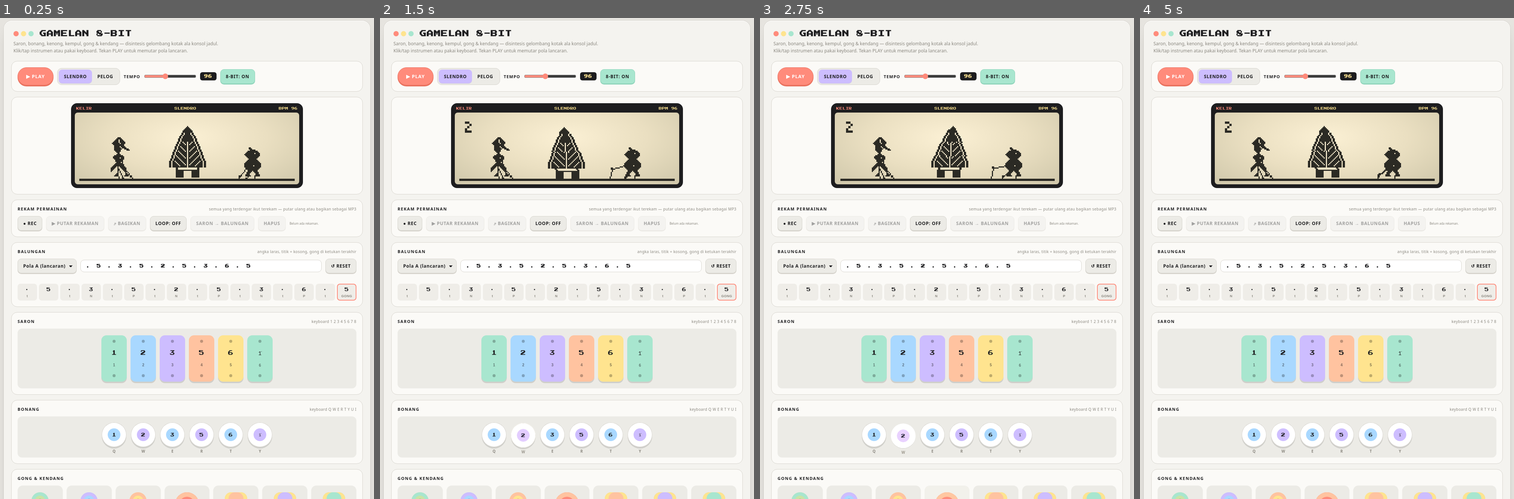
Above: before the commit, frames 1-4 (left to right).
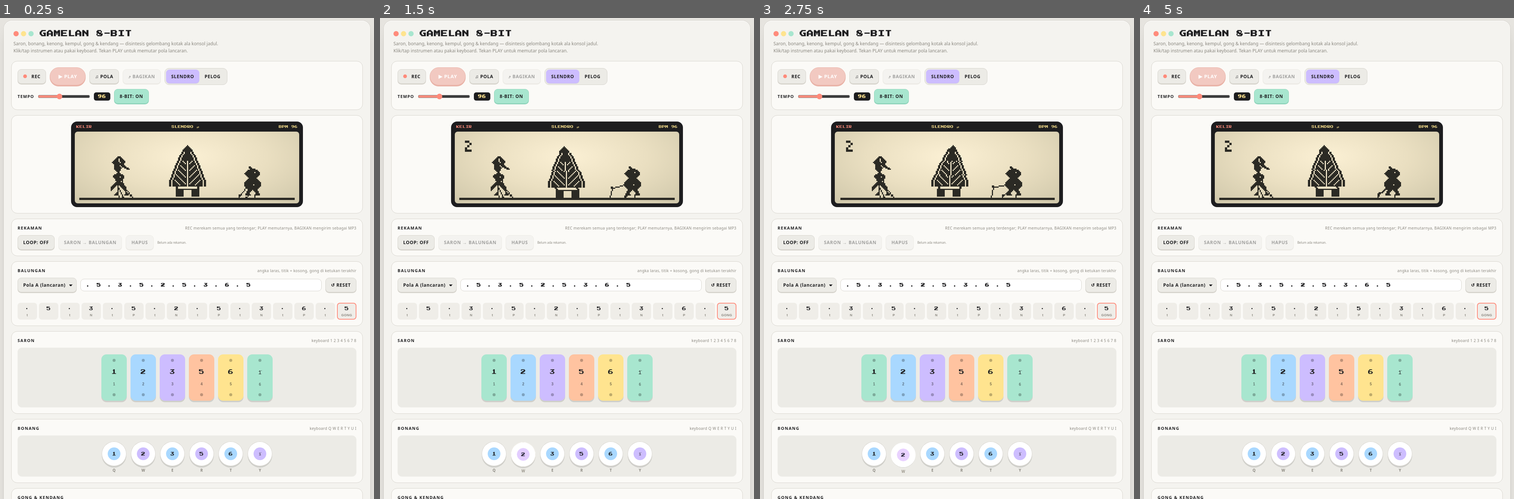
Above: after the commit, the same moments.

Repository: pamorgames/gamelan-8bit
Game: browser game, page index.html
The game is run twice, just before and just after one commit, with the same random seed, the same clock (stepped at 60 frames per second) and the same inputs.
Inputs (mouse positions are in pixels of both pictures, inside the frame that each line leads up to; where the layout moved, square brackets give the same spot in the first picture):
- Up to frame 1 (0.25 s): no input
- Up to frame 2 (1.5 s): click (567, 167) [567, 147] at 0.27 s; hold W 1.03-1.33 s; click (567, 171) [567, 157] at 1.07 s; tap Space at 1.1 s; hold W from 1.38 s (still down)
- Up to frame 3 (2.75 s): tap Space at 1.6, 2.1, 2.6 s; release W at 1.62 s; click (902, 162) [902, 143] at 1.67 s; hold W 1.67-1.97 s; click "▶ PLAY" (after the commit: "♫ POLA") at 2.02 s; hold W 2.02-2.25 s; click (991, 157) [991, 138] at 2.27 s; hold W 2.3-2.6 s; hold W from 2.65 s (still down)
- Up to frame 4 (5 s): click (1360, 181) [1360, 162] at 2.87 s; release W at 2.88 s; hold W 2.93-3.23 s; tap Space every 0.5 s from 3.1 to 4.6 s; hold W 3.28-3.52 s; click (1274, 186) [1274, 167] at 3.47 s; hold W 3.57-3.87 s; hold W 3.92-4.15 s; click (1327, 152) [1327, 133] at 4.07 s; hold W 4.2-4.5 s; click (1327, 128) at 4.52 s, where only the run after the commit has a clickable "SLENDRO ⇄"; hold W 4.55-4.78 s; click (1390, 171) [1390, 152] at 4.67 s; hold W from 4.83 s (still down)

The runs differ from the first frame. In frame 1, 19% of the frame differs, in the area x 3-97%, y 10-100%; in frame 2, 19%; in frame 3, 19%; in frame 4, 19%.

Commit message:
Add files via upload

Diff:
--- a/index.html
+++ b/index.html
@@ -10,7 +10,7 @@
     --bg:#e6e4df; --body:#f4f3ef; --panel:#fbfaf7; --line:#d6d3cc; --ink:#1d1d1f; --dim:#8a877f;
     --mint:#a8e6cf; --peach:#ffc3a0; --lilac:#cdbdff; --butter:#ffe48f; --sky:#a9d8ff; --coral:#ff8b7b; --sage:#c9e4a6;
   }
-  *{box-sizing:border-box}
+  *{box-sizing:border-box;-webkit-tap-highlight-color:transparent}
   html,body{margin:0;background:var(--bg);color:var(--ink);font-family:'Space Grotesk',system-ui,sans-serif;}
   body{min-height:100vh;padding:20px 14px}
   .wrap{max-width:980px;margin:0 auto;background:var(--body);border-radius:22px;padding:22px 20px 14px;
@@ -31,6 +31,15 @@
   #rec{display:inline-flex;align-items:center;gap:6px}
   #rec.on{background:var(--coral);border-color:#e9725f;box-shadow:0 2px 0 #e9725f;color:#fff;animation:blink 1s steps(2) infinite}
   @keyframes blink{50%{opacity:.6}}
+  #rec .dot{display:inline-block;width:10px;height:10px;border-radius:50%;background:var(--coral);vertical-align:-1px}
+  #rec.on .dot{background:#fff;border-radius:2px}
+  #rec .t{margin-left:6px}
+  #pbBtn.ready{animation:ready .5s ease-out 3}
+  @keyframes ready{50%{transform:scale(1.07)}}
+  button.big:disabled{background:#f2c9c1;border-color:#e9b3a8;box-shadow:0 3px 0 #e9b3a8;opacity:1;color:#fff}
+  .hud button{all:unset;cursor:pointer;color:var(--butter);font:inherit;letter-spacing:inherit}
+  .hud button:hover{color:#fff}
+  body.mobile .hud button{text-decoration:underline dotted;text-underline-offset:3px}
   button.share:not(:disabled){background:var(--sky);border-color:#86c2f0;box-shadow:0 2px 0 #86c2f0}
   #menuBtn{position:relative}
   #menuBtn.badge::after{content:"";position:absolute;top:-3px;right:-3px;width:11px;height:11px;border-radius:50%;background:var(--coral);box-shadow:0 0 0 2px var(--body)}
@@ -125,6 +134,10 @@
   body.mobile #topRow button{padding:9px 10px;font-size:11px;white-space:nowrap}
   body.mobile #topRow button.big{padding:10px 14px}
   body.mobile #topRow .seg button{padding:7px 8px}
+  body.mobile #larasSeg{display:none}
+  body.mobile #topRow .t{display:none}
+  body.mobile #rec,body.mobile #shareBtn,body.mobile #menuBtn{min-width:42px;justify-content:center;display:inline-flex;align-items:center}
+  body.mobile #rec .dot{width:12px;height:12px}
   body.mobile #menuBtn{display:inline-flex;margin-left:auto}
   body.mobile #mini{display:flex;gap:3px}
   #mini .c{flex:1;min-width:0;overflow:hidden;background:#efede8;border-radius:5px;text-align:center;font-family:'Press Start 2P',monospace;font-size:8px;padding:6px 0}
@@ -139,8 +152,8 @@
   body.mobile #pnlBonang,body.mobile #pnlGong{flex:1 1 0;min-height:0;display:none}
   body.mobile.tab-bonang #pnlBonang,body.mobile.tab-gong #pnlGong{display:flex}
   body.mobile .bonang{flex:1;display:grid;grid-template-columns:repeat(var(--cols,4),1fr);gap:10px;padding:10px;align-content:center;justify-items:center}
-  body.mobile .bonang{grid-template-rows:repeat(2,minmax(0,1fr))}
-  body.mobile .pot{height:min(100%,88px);width:auto;max-width:100%;aspect-ratio:1}
+  body.mobile .bonang{grid-template-rows:repeat(2,minmax(0,1fr));overflow:hidden}
+  body.mobile .pot{width:var(--pot,60px);height:var(--pot,60px);aspect-ratio:auto}
   body.mobile .pot::before{inset:22%}
   body.mobile .pot .k{display:none}
   body.mobile .gongs{flex:1;grid-template-columns:repeat(4,1fr);grid-template-rows:1fr 1fr;gap:8px}
@@ -188,7 +201,10 @@
 
   <div class="px" id="pnlCtl">
     <div class="row" id="topRow">
-      <button id="play" class="big">&#9654; PLAY</button>
+      <button id="rec" aria-label="Rekam"><span class="dot"></span><span class="t">REC</span></button>
+      <button id="pbBtn" class="big" disabled>&#9654; PLAY</button>
+      <button id="play" title="Iringan pola balungan otomatis">&#9835; POLA</button>
+      <button id="shareBtn" class="share" disabled aria-label="Bagikan"><span>&#10548;</span><span class="t">&nbsp;BAGIKAN</span></button>
       <div class="seg" id="larasSeg">
         <button data-l="slendro" class="on">SLENDRO</button>
         <button data-l="pelog">PELOG</button>
@@ -197,13 +213,13 @@
         <label class="tempo">TEMPO <input id="tempo" type="range" min="40" max="180" value="96"> <span id="tval">96</span></label>
         <button id="crush" class="on" title="Bitcrusher">8-BIT: ON</button>
       </span>
-      <button id="menuBtn">&#9776;<span class="t">&nbsp;POLA</span></button>
+      <button id="menuBtn" aria-label="Pengaturan">&#9776;</button>
     </div>
   </div>
 
   <div class="px" id="pnlLcd">
     <div class="lcd">
-      <div class="hud"><span id="hudL">KELIR</span><span id="hudC">SLENDRO</span><span id="hudR">BPM 96</span></div>
+      <div class="hud"><span id="hudL">KELIR</span><button id="hudC" type="button" title="Ganti laras">SLENDRO</button><span id="hudR">BPM 96</span></div>
       <div class="screen"><canvas id="lcd" width="192" height="60" aria-label="Layar wayang yang bergerak mengikuti tabuhan" role="img"></canvas></div>
     </div>
   </div>
@@ -211,11 +227,8 @@
   <div id="mini"></div>
 
   <div class="px" id="pnlRec">
-    <div class="label">REKAM PERMAINAN <small>semua yang terdengar ikut terekam &mdash; putar ulang atau bagikan sebagai MP3</small></div>
+    <div class="label">REKAMAN <small>REC merekam semua yang terdengar; PLAY memutarnya, BAGIKAN mengirim sebagai MP3</small></div>
     <div class="row">
-      <button id="rec">&#9679; REC</button>
-      <button id="pbBtn" disabled>&#9654; PUTAR REKAMAN</button>
-      <button id="shareBtn" class="share" disabled>&#10548; BAGIKAN</button>
       <button id="loopBtn">LOOP: OFF</button>
       <button id="toBal" disabled>SARON &rarr; BALUNGAN</button>
       <button id="clrRec" disabled>HAPUS</button>
@@ -471,7 +484,7 @@
     const has = take.length > 0;
     pbBtn.disabled = !has || recording; toBalBtn.disabled = !has || recording; clrBtn.disabled = !has || recording;
     shareBtn.disabled = !has || recording || !mp3;
-    shareBtn.innerHTML = has && !recording && mp3Busy ? 'MENYIAPKAN&hellip;' : '&#10548; BAGIKAN';
+    shareBtn.innerHTML = has && !recording && mp3Busy ? '<span>&hellip;</span>' : '<span>&#10548;</span><span class="t">&nbsp;BAGIKAN</span>';
     if (recording) return;
     recStat.textContent = has ? `${take.length} pukulan · ${takeLen.toFixed(1)} detik` : 'Belum ada rekaman.';
   }
@@ -480,12 +493,12 @@
     if (!recording) {
       stopPlayback();
       take = []; mp3 = null; recording = true; recStart = ctx.currentTime;
-      recBtn.classList.add('on'); recBtn.innerHTML = '&#9632; STOP REC';
+      recBtn.classList.add('on'); recBtn.innerHTML = '<span class="dot"></span><span class="t">STOP</span>';
       recTimer = setInterval(() => { recStat.textContent = `Merekam... ${(ctx.currentTime - recStart).toFixed(1)} dtk · ${take.length} pukulan`; }, 100);
       updRecUI();
     } else {
       recording = false; clearInterval(recTimer);
-      recBtn.classList.remove('on'); recBtn.innerHTML = '&#9679; REC';
+      recBtn.classList.remove('on'); recBtn.innerHTML = '<span class="dot"></span><span class="t">REC</span>';
       const end = ctx.currentTime - recStart;
       take = take.filter(e => e.t <= end).sort((a, b) => a.t - b.t);   // buang jadwal pola yang lewat batas
       if (take.length) {
@@ -493,13 +506,7 @@
         take.forEach(e => e.t -= off);
         takeLen = Math.max(0.3, end - off);
         prepareMp3();
-        if (document.body.classList.contains('mobile')) {
-          // di HP: buka laci supaya tombol PUTAR REKAMAN & BAGIKAN langsung terlihat
-          setTimeout(() => {
-            document.body.classList.add('drawer-open');
-            const sh = document.querySelector('#drawer .sheet'); if (sh) sh.scrollTop = 0;
-          }, 150);
-        }
+        pbBtn.classList.remove('ready'); void pbBtn.offsetWidth; pbBtn.classList.add('ready');
       }
       updRecUI();
     }
@@ -520,13 +527,12 @@
   }
   function stopPlayback() {
     pbOn = false; clearInterval(pbTimer);
-    pbBtn.innerHTML = '&#9654; PUTAR REKAMAN'; pbBtn.classList.remove('on');
+    pbBtn.innerHTML = '&#9654; PLAY'; pbBtn.classList.remove('on');
   }
   pbBtn.addEventListener('click', () => {
     initAudio();
     if (pbOn) return stopPlayback();
     pbOn = true; pbIdx = 0; pbStart = ctx.currentTime + 0.05;
-    document.body.classList.remove('drawer-open');          // di HP: tutup laci supaya wayang terlihat
     pbTimer = setInterval(pbTick, 25); pbTick();
     pbBtn.innerHTML = '&#9632; STOP'; pbBtn.classList.add('on');
   });
@@ -759,14 +765,14 @@
     initAudio();
     if (playing) {
       playing = false; clearInterval(timer);
-      playBtn.innerHTML = '&#9654; PLAY'; playBtn.classList.remove('on');
+      playBtn.innerHTML = '&#9835; POLA'; playBtn.classList.remove('on');
       markCur(-1);
       return;
     }
     if (!seq.length) return;
     playing = true; beat = 0; nextTime = ctx.currentTime + .08;
     timer = setInterval(tick, 25); tick();
-    playBtn.innerHTML = '&#9632; STOP'; playBtn.classList.add('on');
+    playBtn.innerHTML = '&#9632; POLA'; playBtn.classList.add('on');
   });
   const tempoEl = $('#tempo');
   tempoEl.addEventListener('input', () => { bpm = +tempoEl.value; $('#tval').textContent = bpm; });
@@ -1026,17 +1032,30 @@
   window.addEventListener('resize', fitLcd);
   setInterval(() => {
     $('#hudL').textContent = recording ? '● REC' : (playing ? '▶ MAIN' : (pbOn ? '▶ ULANG' : 'KELIR'));
-    $('#hudC').textContent = laras.toUpperCase();
+    $('#hudC').textContent = laras.toUpperCase() + ' \u21C4';
     $('#hudR').textContent = 'BPM ' + bpm;
   }, 150);
   requestAnimationFrame(lcdFrame);
+  $('#hudC').addEventListener('click', () => {
+    document.querySelector(`#larasSeg button[data-l="${laras === 'slendro' ? 'pelog' : 'slendro'}"]`).click();
+  });
+  // ukuran pencu bonang di HP dihitung dari ruang yang tersedia (Safari tidak selalu patuh pada % tinggi)
+  function fitPots() {
+    if (!document.body.classList.contains('mobile')) { bonangEl.style.removeProperty('--pot'); return; }
+    const r = bonangEl.getBoundingClientRect();
+    if (!r.height) return;
+    const cols = Math.ceil(bonangEl.children.length / 2), gap = 10, pad = 20;
+    const sz = Math.floor(Math.min(88, (r.height - pad - gap) / 2, (r.width - pad - gap * (cols - 1)) / cols));
+    bonangEl.style.setProperty('--pot', Math.max(36, sz) + 'px');
+  }
+  if (window.ResizeObserver) new ResizeObserver(fitPots).observe(bonangEl);
+  window.addEventListener('resize', fitPots);
 
   // ---------- tata letak HP ----------
   const mqMobile = matchMedia('(max-width: 700px), (max-height: 500px) and (pointer: coarse)');
   const mqLand = matchMedia('(orientation: landscape)');
   const drawerBody = $('#drawerBody');
   const moves = [
-    [$('#rec'), () => $('#topRow'), () => $('#menuBtn')],
     [$('#pnlRec'), () => drawerBody, () => $('#pnlExtra')],
     [$('#ctlExtra'), () => $('#extraSlot'), () => null],
     [$('#pnlBal'), () => drawerBody, () => null],
@@ -1055,7 +1074,7 @@
       else m.ph.parentNode.insertBefore(m.el, m.ph.nextSibling);
     });
     if (!mob) document.body.classList.remove('drawer-open');
-    fitLcd();
+    fitLcd(); fitPots();
   }
   (mqMobile.addEventListener ? mqMobile.addEventListener('change', layout) : mqMobile.addListener(layout));
   (mqLand.addEventListener ? mqLand.addEventListener('change', layout) : mqLand.addListener(layout));
